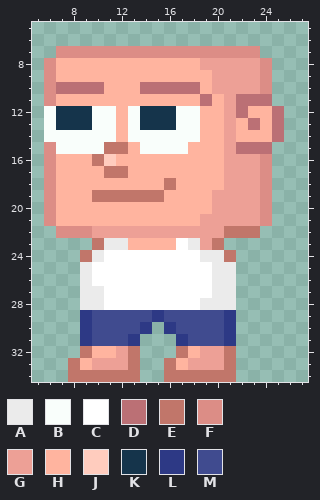
Pixel-art file, stored at art-source/character/default_look.aseprite. The picture above was drawn from the file before the commit.
32x35 pixels, 1 frame. Colours within 5 levels of each other are drawn and written as one. Shown: x 5..27, y 5..34.
Visible layers, top first: "eyebrows", "eyes", "nose", "mouth", "sando", "short", "shape".
Palette (. is transparent): A #ebebeb  B #f9fefb  C #ffffff  D #bb7075  E #c1766a  F #dc8d86  G #eda096  H #ffb49f  J #ffccbe  K #15344b  L #2d3985  M #404b8f
Pixels before, first column x 6:
 7 .FFFFFFFFFFFFFFFFF..
 8 FHHHHHHHHHHHHGGGGGF.
 9 FHHHHHHHHHHHHHGGGGF.
10 FDDDDHHHDDDDDHGGGGF.
11 FHHHHHHHHHHHHDHGDDD.
12 BKKKBBHBKKKBBHHGDHHD
13 BKKKBBHBKKKBBHHGHDHD
14 BBBBBBHBBBBBBHHGHHHD
15 FBBBBEEHBBBBHHHGDDD.
16 FHHHEJHHHHHHHHHGGGF.
17 FHHHHEEHHHHHHHHGGGF.
18 FHHHHHHHHHEHHHHGGGF.
19 FHHHEEEEEEHHHHGGGGF.
20 FHHHHHHHHHHHHHGGGGF.
21 FHHHHHHHHHHHHGGGGGF.
22 .FFFGGGGGGGGGGGEEE..
23 ....EAAHHHHCAGE.....
24 ...EACCCCCCCCAAE....
25 ...ACCCCCCCCCCAA....
26 ...ACCCCCCCCCCAA....
27 ...AACCCCCCCCCAA....
28 ...AACCCCCCCCAAA....
29 ...LMMMMMLMMMMML....
30 ...LMMMML.LMMMML....
31 ...LMMML...LMMML....
32 ...EHHGE...EHGGE....
33 ..EHGGGE..EHGGGE....
34 ..EEEEEE..EEEEEE....
And afterwards:
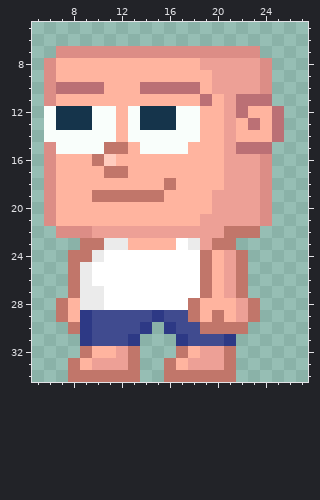
The exact change:
layer "sleeve left" now shown
layer "sleeve right" now shown
Layers "sleeve right", "sleeve left":
There is now colour E in row 23 at x 9 and 21; in rows 24 to 27 at x 8 and 22; in rows 28 to 29 at x 7 and 23; in row 30 at x 8 and 22.
The edit turns colour A into colour E in row 24 at x 19.
The edit turns colour C into colour E in rows 25 to 27 at x 19; in row 28 at x 18.
The edit turns colour L into colour E in row 30 at x 21.
The edit turns colour M into colour E in row 29 at x 18 and 20; in row 30 at x 19 to 20.
There is now colour G in rows 28 to 29 at x 22.
The edit turns colour A into colour G in rows 25 to 27 at x 21.
The edit turns colour E into colour G in row 24 at x 21.
There is now colour H in rows 28 to 29 at x 8.
The edit turns colour A into colour H in rows 24 to 27 at x 20; in row 28 at x 19 to 21.
The edit turns colour L into colour H in row 29 at x 21.
The edit turns colour M into colour H in row 29 at x 19.
Pixel boxes of the changes (left, top, right, bottom) in both pictures:
added: (56, 238, 92, 334)
changed: (188, 238, 260, 334)
